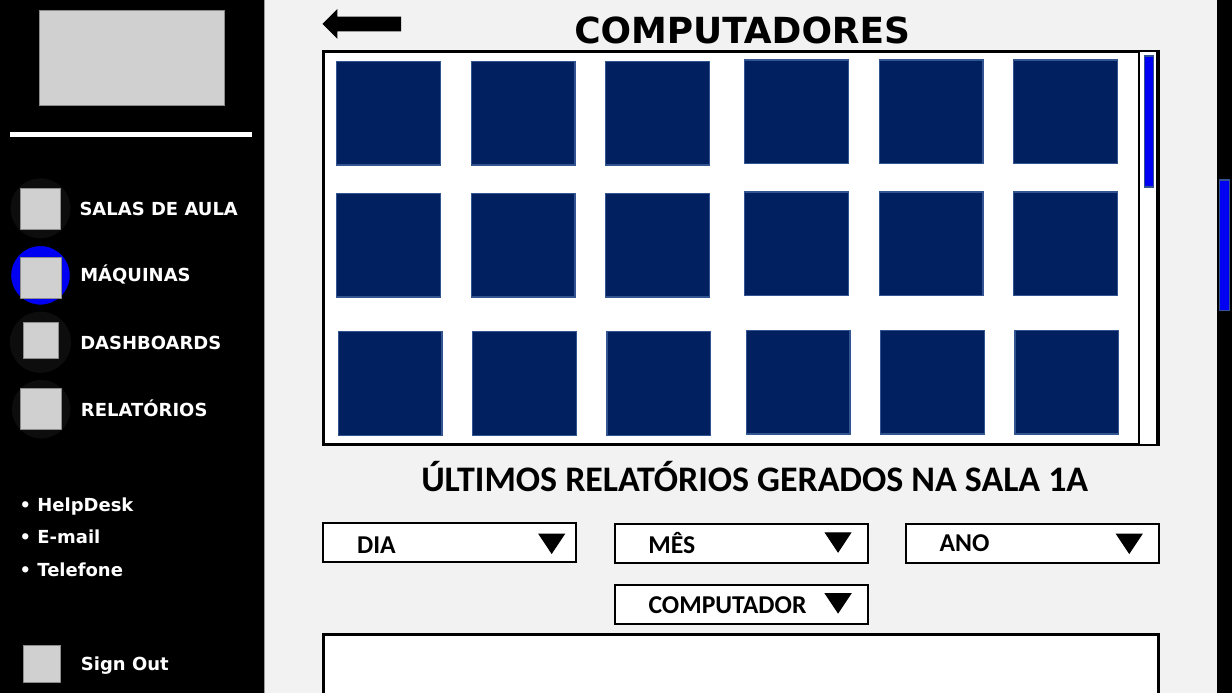
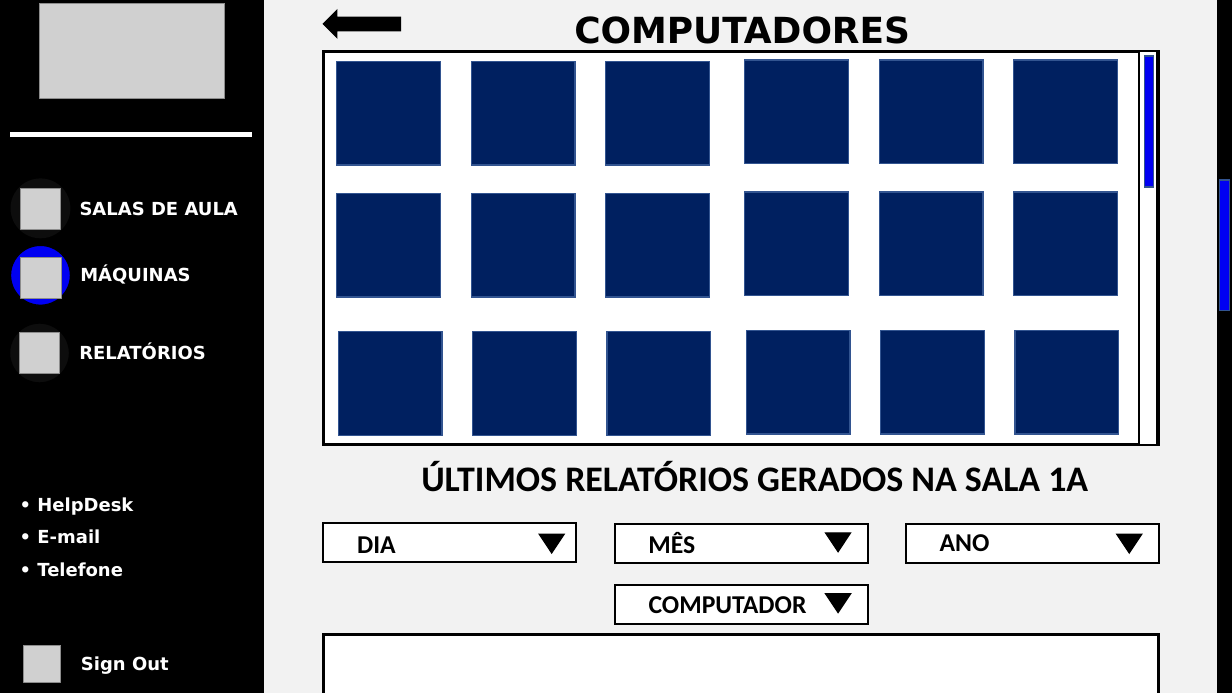
Before and after one commit to BandTec/grupo-04-adsb-20201, a slide deck: slide 7 of Prototipação de Dashboard/Prototipação-de-Tela.pptx. Drawn at 1232x693 pixels with LibreOffice and Linux fonts; fonts in the diff are those of the drawing; grey boxes stand for pictures. Boxes give left, top, right and bottom in pixels: in the first picture for what was removed or moved away, otherwise in the second. Text is boxed around its words. In the diff, an @@ line names an element or a change of style, - is before the commit and + after.

```diff
--- a/Prototipação de Dashboard/Prototipação-de-Tela.pptx
+++ b/Prototipação de Dashboard/Prototipação-de-Tela.pptx
@@ picture: place and size @@
-picture at [40, 11, 226, 106]
+picture at [40, 3, 226, 98]
@@ 1 picture, 1 text, 1 ellipse: place and size @@
-1 picture, 1 text, 1 ellipse at [11, 379, 207, 439]
+1 picture, 1 text, 1 ellipse at [9, 323, 205, 384]
@@ ellipse removed at [10, 312, 70, 372] @@
@@ picture removed at [23, 323, 59, 359] @@
@@ text removed at [80, 335, 221, 350] @@
-DASHBOARDS
```
Also in this commit, not shown: 5 other slides changed.
